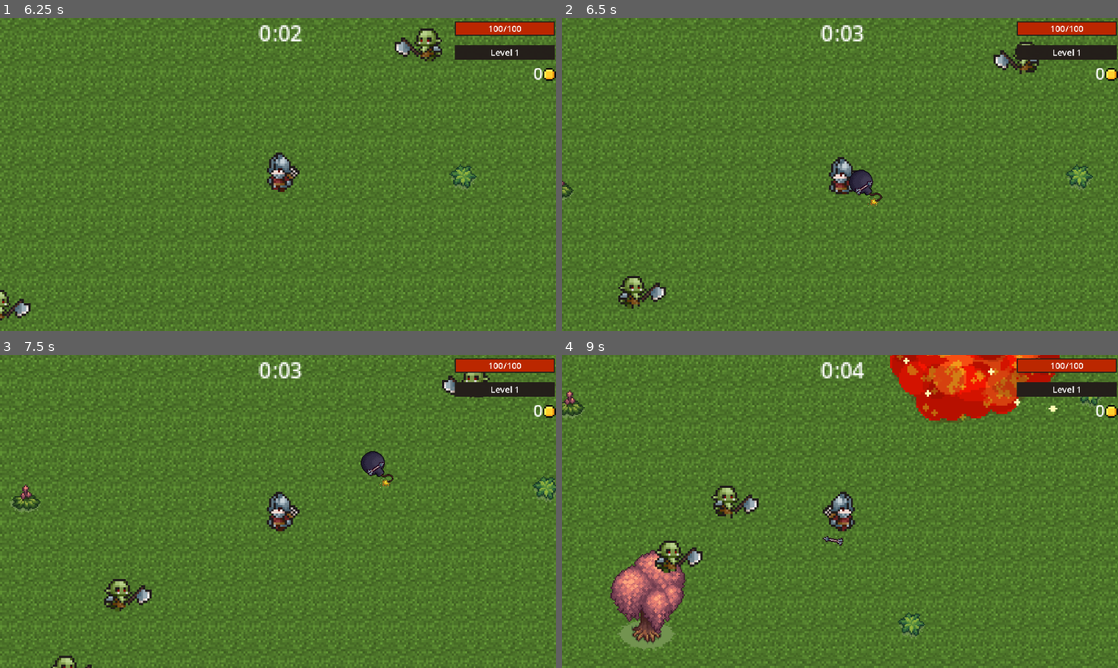
Above: before the commit, frames 1-4 (two rows, left to right).
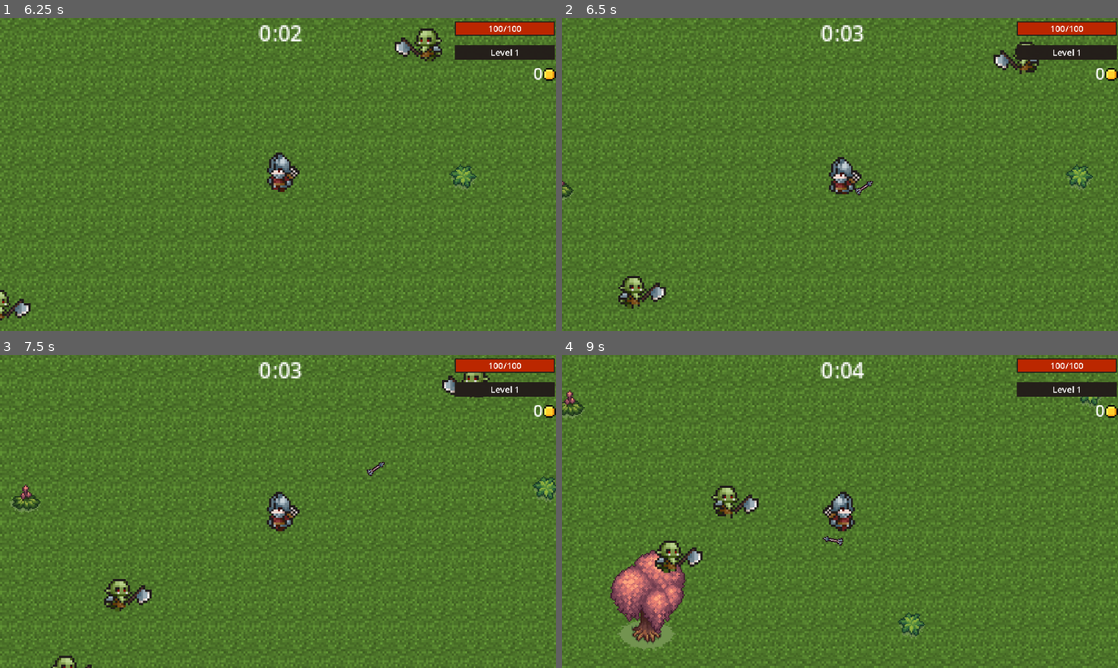
Above: after the commit, the same moments.

Repository: Qxver/Godot-Game
Game: Godot game, scene res://Menu/menu.tscn
Same seed, same stepped clock (60 frames per second), same inputs: the game is played once before the commit and once after it.
Inputs (mouse positions are in pixels of both pictures, inside the frame that each line leads up to):
- Up to frame 1 (6.25 s): click "Play" at 0.5 s; click (172, 174) at 1.25 s; hold Right (move_right) 2.03-2.75 s; tap I (inv) at 2.1, 3.6, 4.35, 5.1, 5.85 s; click "X" at 2.75 s; tap Enter at 3.5, 5.75 s; hold S (move_down) 3.53-4.28 s; tap Space at 4.25 s; hold Right (move_right) 4.28-5.03 s; hold W (move_up) 5.03-5.78 s; hold Left (move_left) from 5.78 s (still down)
- Up to frame 2 (6.5 s): keep holding Left (move_left)
- Up to frame 3 (7.5 s): tap I (inv) at 6.6, 7.35 s; tap Space at 7.25 s; release Left (move_left) at 7.28 s; hold S (move_down) from 7.28 s (still down)
- Up to frame 4 (9 s): release S (move_down) at 8.03 s; hold Right (move_right) 8.03-8.78 s; tap I (inv) at 8.1, 8.85 s; tap Enter at 8.75 s; hold W (move_up) from 8.78 s (still down)

Frame 1 is identical in both runs. In frame 2, 0.3% of the frame differs, in the area x 51-58%, y 48-61%; in frame 3, 0.3%; in frame 4, 4.4%, in the area x 59-90%, y 0-22%.

Commit message:
Changed math behind player attacks

Diff:
--- a/player.gd
+++ b/player.gd
@@ -8,18 +8,22 @@
 
 #Starting weapon
 var bow = preload("res://Attacks/bow.tscn")
-@onready var  BowTimer=get_node("Attack/BowTimer")#Reloading time
-@onready var BowAttackTimer=get_node("Attack/BowTimer/BowAttackTimer") #AttackTime
-var BowAttackSpeed=1
+@onready var  BowTimer=get_node("Attack/BowTimer")#Reloading timer
+@onready var BowAttackTimer=get_node("Attack/BowTimer/BowAttackTimer") #Attack timer
+var BowSpeed=1.0 #How slow weapon is, the higher the number the slower the weapon
+var BowReloadSpeed=BowSpeed * PlayerStats.reload_reduction#Time to reload
 var BowAmmo=0
 var BowBaseAmmo=3
 
+
 var bomb = preload("res://Attacks/bomb.tscn")
 @onready var BombTimer=get_node("Attack/BombTimer")#Reloading time
-@onready var BombAttackTimer=get_node("Attack/BombTimer/BombAttackTimer") #AttackTime
-var BombAttackSpeed=1
+@onready var BombAttackTimer=get_node("Attack/BombTimer/BombAttackTimer") #Attack timer
+var BombSpeed=3.0 #How slow weapon is, the higher the number the slower the weapon
+var BombReloadSpeed=BombSpeed * PlayerStats.reload_reduction#Time to reload
 var BombAmmo = 0
 var BombBaseAmmo=1
+
 
 #Level/Exp related
 var level=1
@@ -33,10 +37,10 @@
 	attack()
 
 func attack():
-	BowTimer.wait_time=BowAttackSpeed
+	BowTimer.wait_time=BowReloadSpeed
 	if BowTimer.is_stopped():
 		BowTimer.start()
-	BombTimer.wait_time=BombAttackSpeed
+	BombTimer.wait_time=BombReloadSpeed
 	if BombTimer.is_stopped():
 		BombTimer.start()
 
@@ -54,7 +58,9 @@
 
 func _on_bow_timer_timeout():
 	BowAmmo=BowBaseAmmo
+	BowAttackTimer.wait_time=BowSpeed/((PlayerStats.attack_speed*0.01)*1)
 	BowAttackTimer.start()
+	BowTimer.wait_time=BowSpeed * PlayerStats.reload_reduction
 
 func _on_bow_attack_timer_timeout():
 	if BowAmmo>0:
@@ -71,7 +77,9 @@
 	pass # Replace with function body.
 func _on_bomb_timer_timeout() -> void:
 	BombAmmo=BombBaseAmmo
+	BombAttackTimer.wait_time=BombSpeed/((PlayerStats.attack_speed*0.01)*1)
 	BombAttackTimer.start()
+	BombTimer.wait_time=BombSpeed * PlayerStats.reload_reduction
 
 func _on_bomb_attack_timer_timeout() -> void:
 	if BombAmmo >0:
@@ -142,5 +150,8 @@
 			health_depleted.emit()
 
 func _on_level_up_as_up() -> void:
-	BowAttackTimer.wait_time -= 0.5
 	PlayerStats.attack_speed += 15
+	attack()
+
+func clamp_to_zero(wait_time)-> float:
+	return max(wait_time,0.01)
